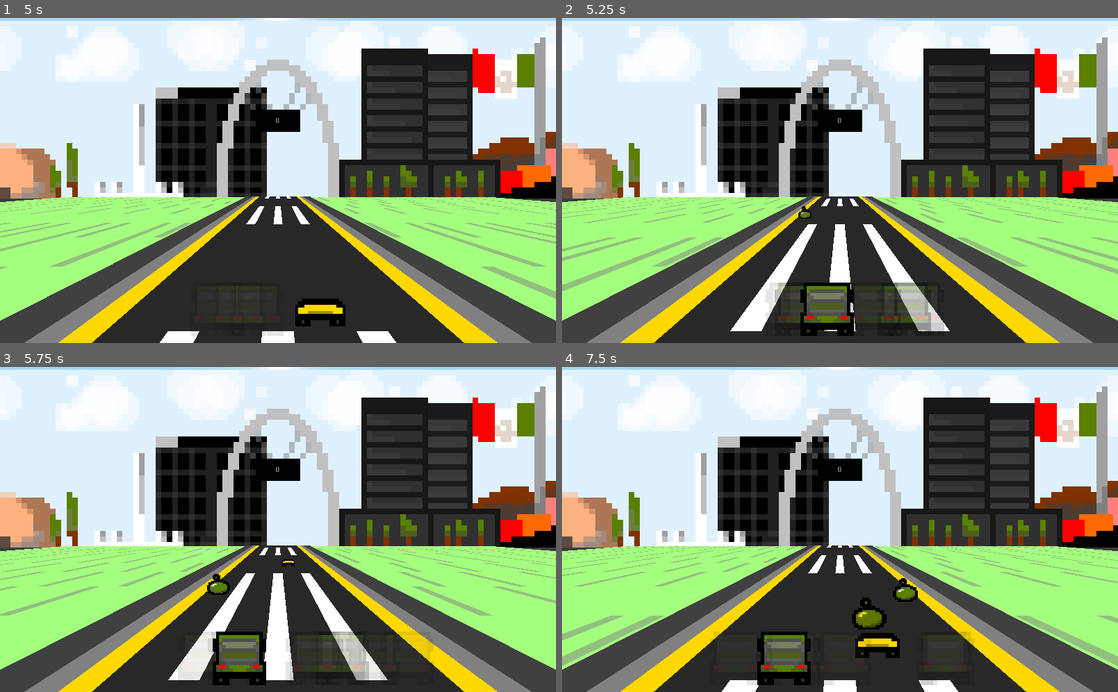
Above: before the commit, frames 1-4 (two rows, left to right).
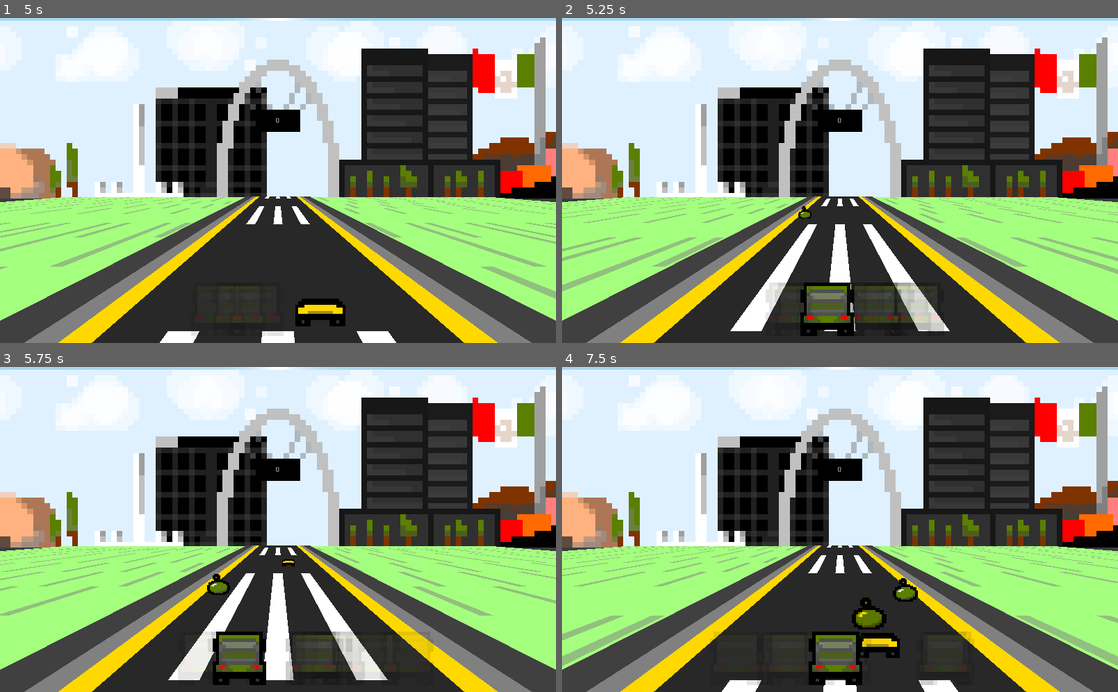
Above: after the commit, the same moments.

Repository: ClarkThyLord/Speed-Trash
Game: Godot game, scene res://src/game/game.tscn
The game is run twice, just before and just after one commit, with the same random seed, the same clock (stepped at 60 frames per second) and the same inputs.
Inputs:
- Up to frame 1 (5 s): hold Right (ui_right) 0.53-1.28 s; hold Space (action_break) 0.53-1.28 s; hold Left (ui_left) 1.28-2.03 s; tap Space (action_break) at 1.35, 2.85, 4.35 s; hold Right (ui_right) 2.03-2.78 s; hold Space (action_break) 2.03-2.78 s; hold Shift (action_accelerate) 2.78-3.53 s; hold Space (action_break) 3.53-4.28 s; hold Left (ui_left) from 3.53 s (still down)
- Up to frame 2 (5.25 s): keep holding Left (ui_left); hold Space (action_break) from 5.03 s (still down)
- Up to frame 3 (5.75 s): keep holding Left (ui_left); keep holding Space (action_break)
- Up to frame 4 (7.5 s): release Left (ui_left) at 5.78 s; release Space (action_break) at 5.78 s; hold Right (ui_right) 5.78-6.53 s; tap Space (action_break) at 5.85, 7.35 s; hold Shift (action_accelerate) 6.53-7.28 s; hold Space (action_break) 6.53-7.28 s; hold Right (ui_right) from 7.28 s (still down)

Frame 1 is identical in both runs. In frame 2, 0.3% of the frame differs, in the area x 41-67%, y 81-97%; in frame 3, 0.3%; in frame 4, 2.8%, in the area x 35-54%, y 81-98%.

Commit message:
clear moves after reward
Clark was here :V

Diff:
--- a/src/garbage_truck/garbage_truck.gd
+++ b/src/garbage_truck/garbage_truck.gd
@@ -146,6 +146,7 @@
 
 			q_table[move] = float(q_table[move]) + reward
 			reward -= reward * decay
+		_moves.clear()
 
 	if area.is_in_group("obstacles") and not animation_player.is_playing():
 		animation_player.play("hit")
